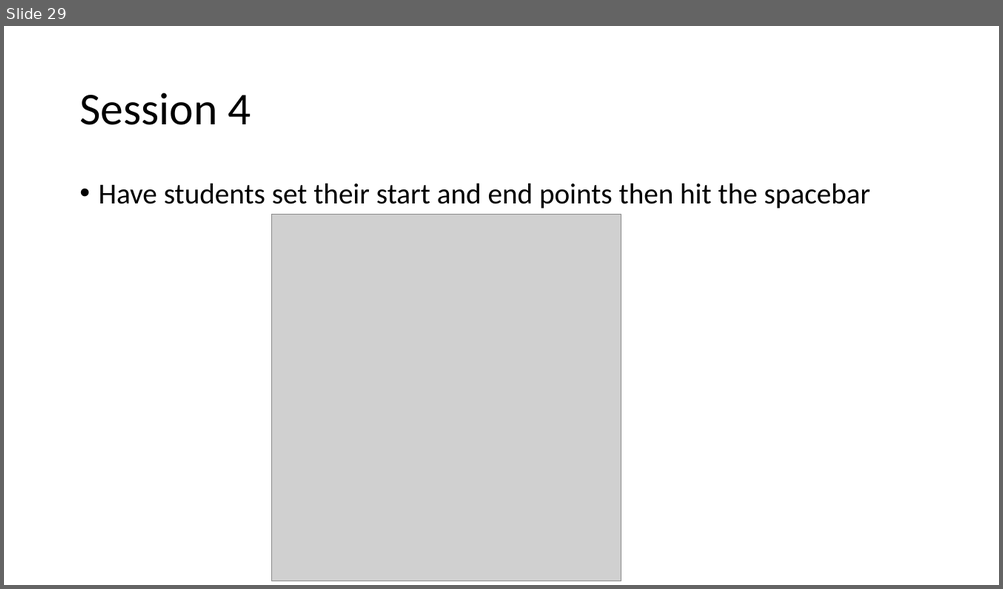
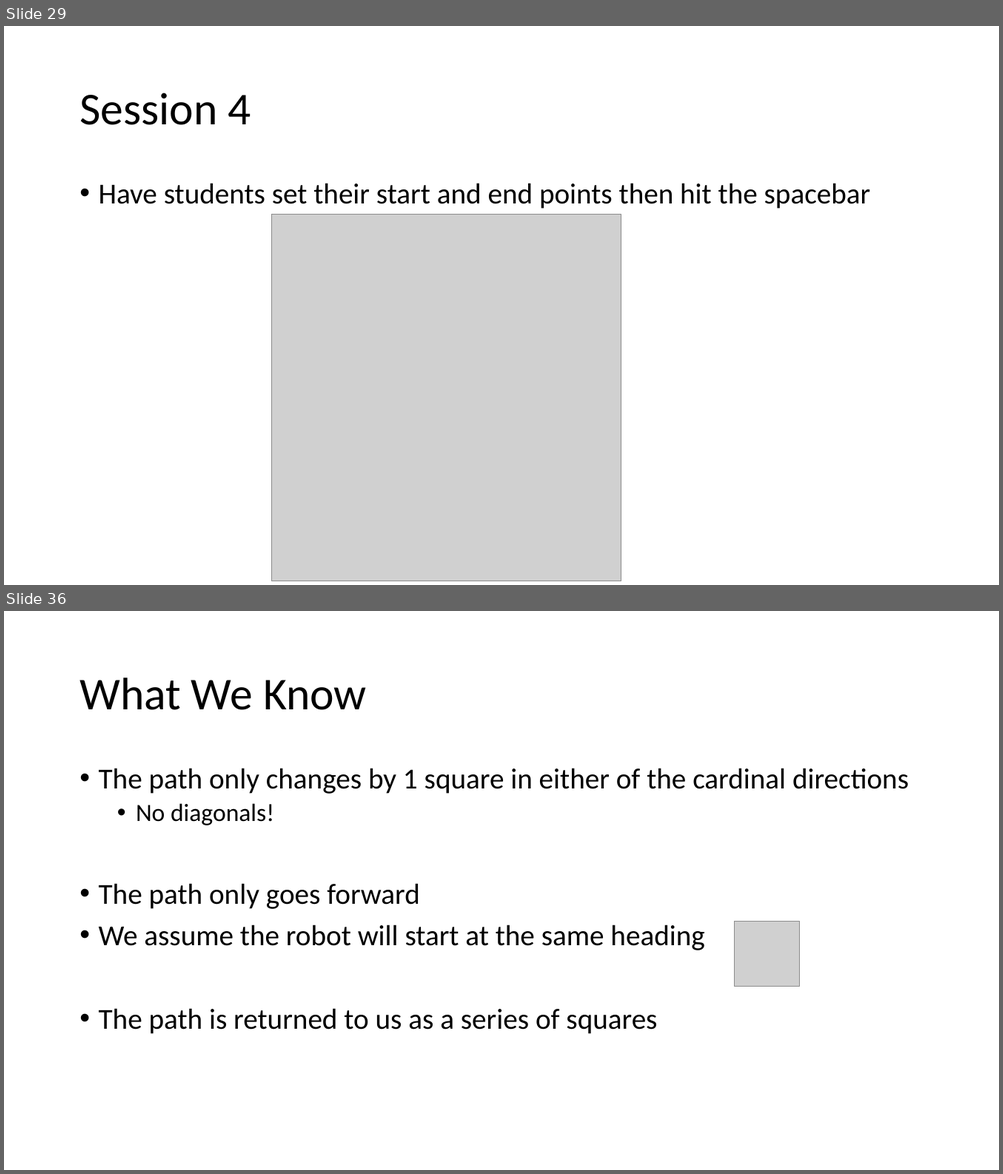
Before and after one commit to SpaceCadetShep0727/BiR-intro-to-AI, a slide deck: BiR Intro to AI Slides/BiR Intro to AI TA Slides.pptx. Shown one above the other, each under a label of ours: slide 29 before the commit, slides 29 and 36 after it; the slides between them are not shown. The pictures are 1003x589 and 1003x1174 pixels, drawn with LibreOffice and Linux fonts; fonts in the diff are those of the drawing; grey boxes stand for pictures. Boxes give left, top, right and bottom in pixels: in the first picture for what was removed or moved away, otherwise in the second. Text is boxed around its words. In the diff, an @@ line names an element or a change of style, - is before the commit and + after.

Commit message:
Updated slides

```diff
--- a/BiR Intro to AI Slides/BiR Intro to AI TA Slides.pptx
+++ b/BiR Intro to AI Slides/BiR Intro to AI TA Slides.pptx
@@ slide 36 added at [4, 611, 999, 1170], background #FFFFFF @@
@@ title added at [79, 678, 367, 710], 44 pt, text #000000 @@
+What We Know
@@ text added at [99, 768, 908, 1034], 28 pt, text #000000 @@
+• The path only changes by 1 square in either of the cardinal directions
+  • No diagonals!
+• The path only goes forward
+• We assume the robot will start at the same heading
+• The path is returned to us as a series of squares
@@ picture added at [734, 921, 800, 986] @@
```
Also in this commit, not shown: 9 other slides added.
